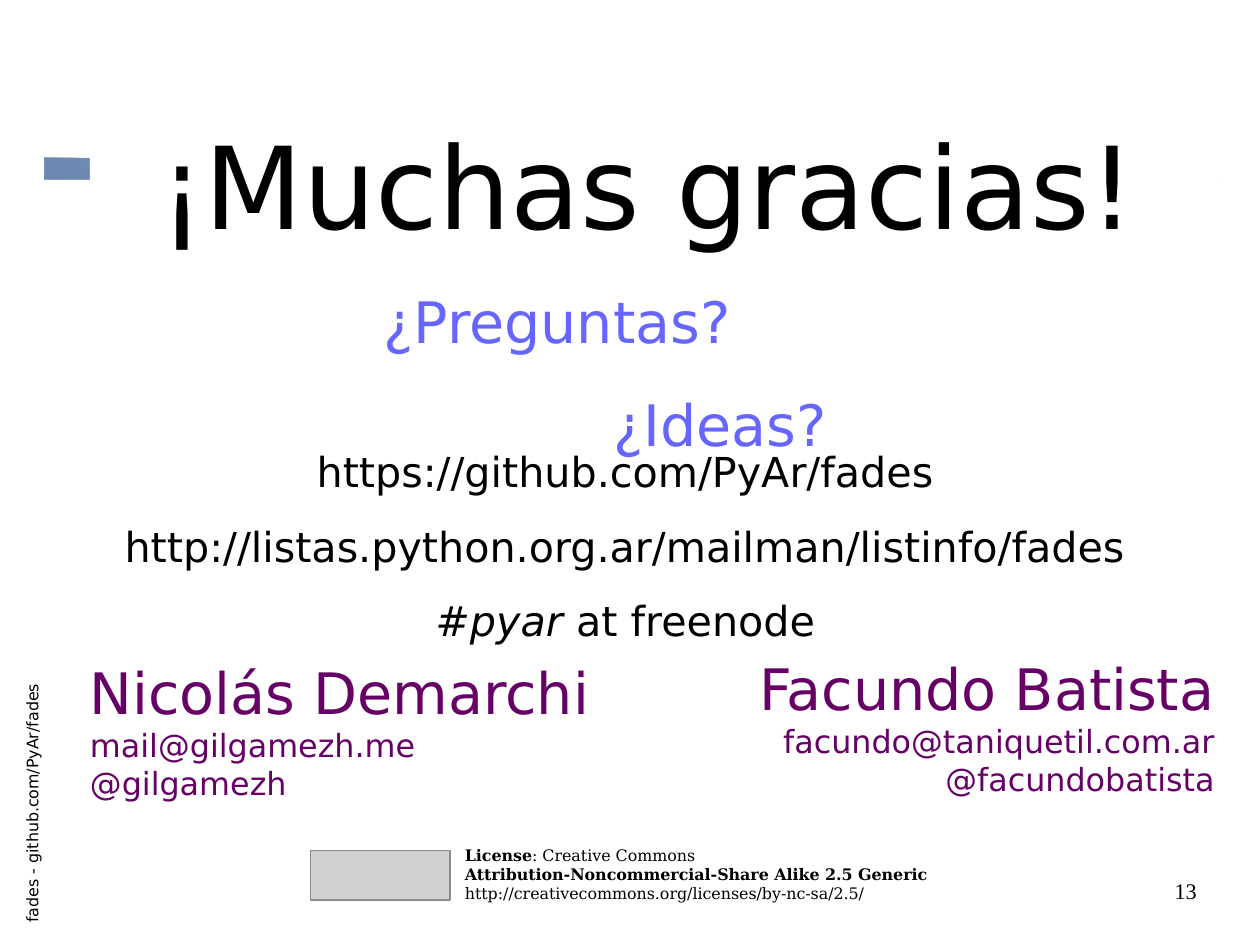
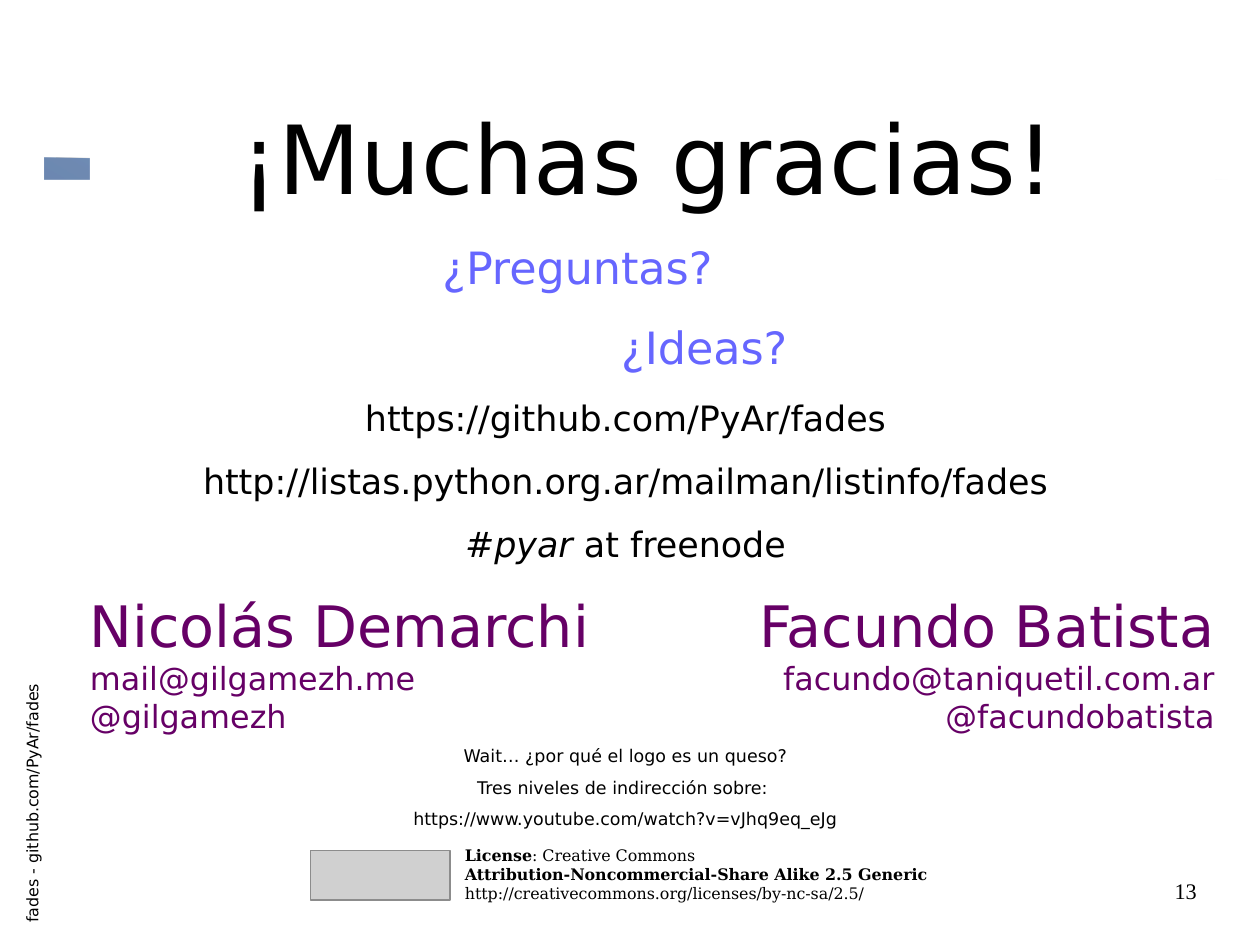
Before and after one commit to PyAr/fades, a slide deck: slide 13 of resources/slides.odp. Drawn at 1260x945 pixels with LibreOffice and Linux fonts; fonts in the diff are those of the drawing; grey boxes stand for pictures. Boxes give left, top, right and bottom in pixels: in the first picture for what was removed or moved away, otherwise in the second. Text is boxed around its words. In the diff, an @@ line names an element or a change of style, - is before the commit and + after.

Commit message:
Have a logo

```diff
--- a/resources/slides.odp
+++ b/resources/slides.odp
@@ title "¡Muchas gracias! ¿Preguntas? ¿Ideas?": place and size @@
-title "¡Muchas gracias! ¿Preguntas? ¿Ideas?" at [159,142,1135,458]
+title "¡Muchas gracias! ¿Preguntas? ¿Ideas?" at [241,121,1054,373]
@@ title "¡Muchas gracias! ¿Preguntas? ¿Ideas?" at [241,121,1054,373]: size 72 to 60 pt in "¡Muchas gracias!"; size 36 to 28 pt in "¿Preguntas? ¿Ideas?" @@
@@ title "https://github.com/PyAr/fades http://listas.python.org.ar/ma ...": place and size @@
-title "https://github.com/PyAr/fades http://listas.python.org.ar/ma ..." at [125,454,1125,645]
+title "https://github.com/PyAr/fades http://listas.python.org.ar/ma ..." at [203,404,1048,565]
@@ title "https://github.com/PyAr/fades http://listas.python.org.ar/ma ..." at [203,404,1048,565]: size 26 to 22 pt @@
@@ title "Nicolás Demarchi mail@gilgamezh.me @gilgamezh": place and size @@
-title "Nicolás Demarchi mail@gilgamezh.me @gilgamezh" at [90,668,588,802]
+title "Nicolás Demarchi mail@gilgamezh.me @gilgamezh" at [90,601,588,735]
@@ title "Facundo Batista facundo@taniquetil.com.ar @facundobatista": place and size @@
-title "Facundo Batista facundo@taniquetil.com.ar @facundobatista" at [759,666,1214,797]
+title "Facundo Batista facundo@taniquetil.com.ar @facundobatista" at [759,603,1214,734]
@@ title added at [413,748,837,829], 11 pt, text #000000 @@
+Wait… ¿por qué el logo es un queso?
+Tres niveles de indirección sobre:
+https://www.youtube.com/watch?v=vJhq9eq_eJg
```
Also in this commit, not shown: 1 other slide changed, 3 other files.
